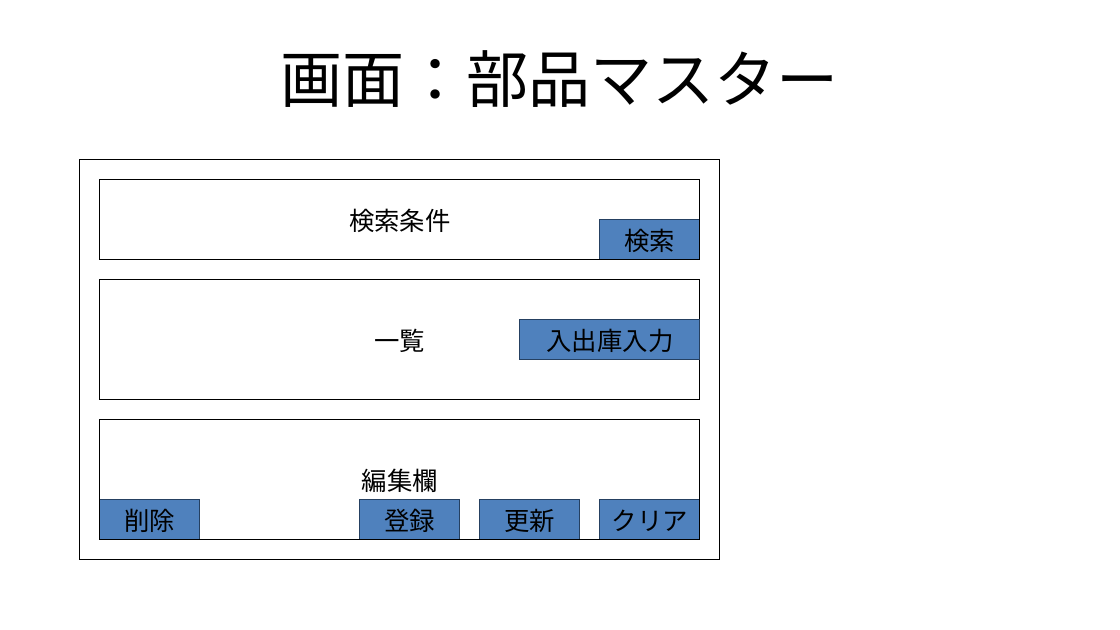
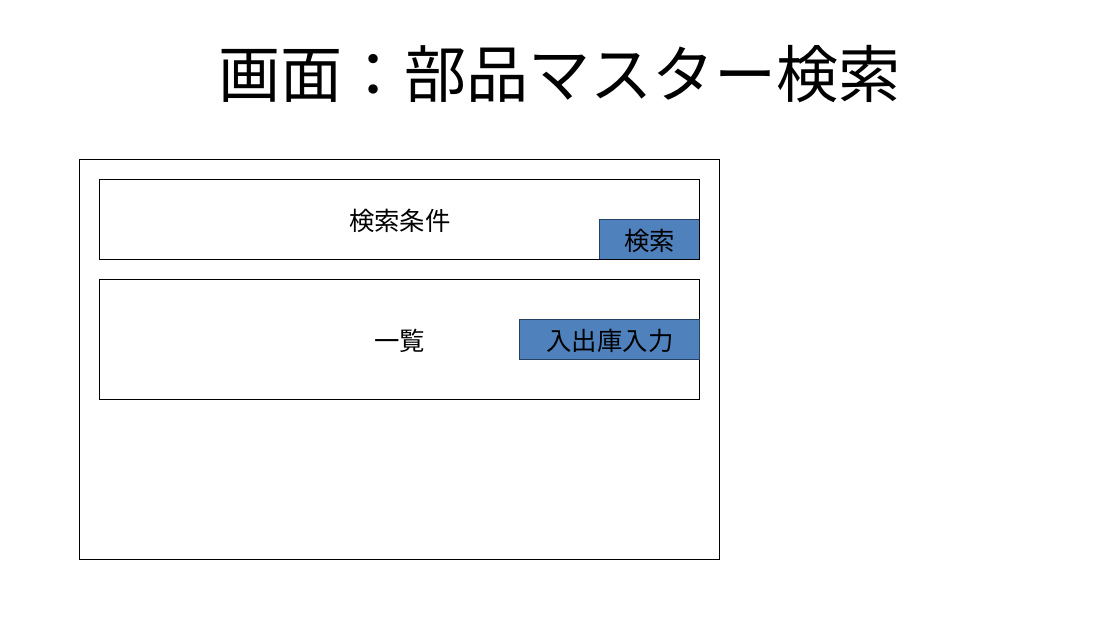
Before and after one commit to roja1988/88_WorkProduct, a slide deck: slide 10 of 成果物案.pptx. Drawn at 1120x630 pixels with LibreOffice and Linux fonts; fonts in the diff are those of the drawing. Boxes give left, top, right and bottom in pixels: in the first picture for what was removed or moved away, otherwise in the second. Text is boxed around its words. In the diff, an @@ line names an element or a change of style, - is before the commit and + after.

```diff
--- a/成果物案.pptx
+++ b/成果物案.pptx
@@ title at [218, 44, 901, 102]: text changed @@
-画面：部品マスター
+画面：部品マスター検索
@@ rectangle removed at [100, 420, 700, 540] @@
-編集欄
@@ rectangle removed at [100, 500, 199, 540] @@
-削除
@@ rectangle removed at [360, 500, 459, 540] @@
-登録
@@ rectangle removed at [480, 500, 579, 540] @@
-更新
@@ rectangle removed at [601, 500, 700, 540] @@
-クリア
```
Also in this commit, not shown: 8 other slides changed, 1 slide added, 5 other files.
